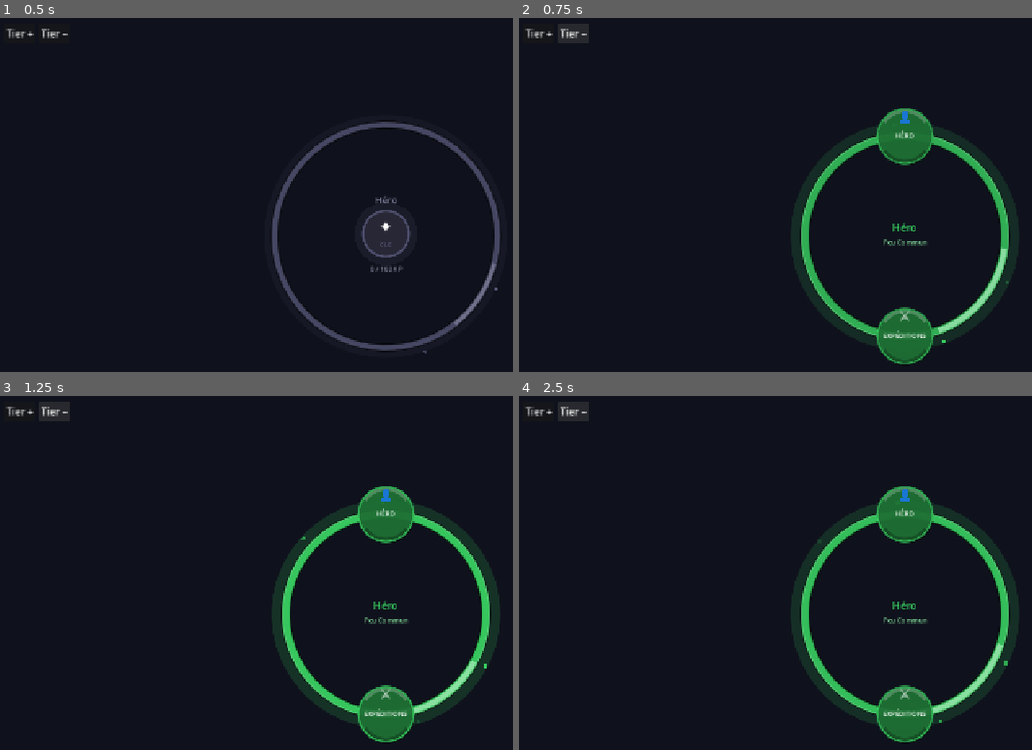
Above: before the commit, frames 1-4 (two rows, left to right).
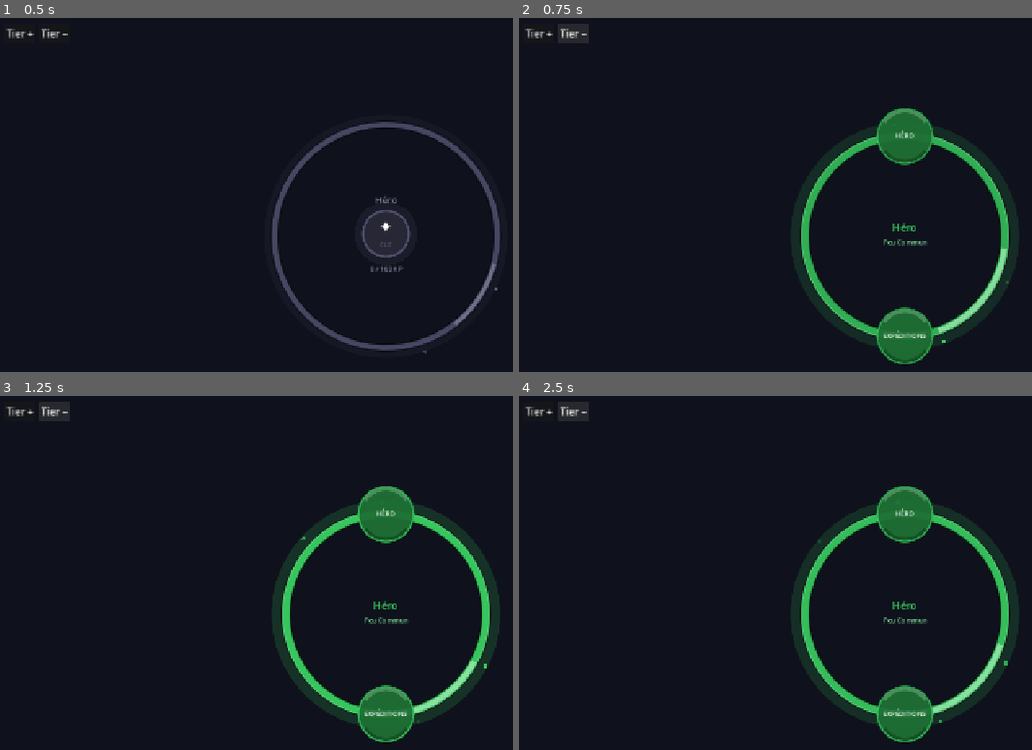
Above: after the commit, the same moments.

Repository: Rhend/Reliquary
Game: Godot game, scene res://scenes/village/village.tscn
Two runs of this game, one before a commit and one after it. Both use one fixed random seed, a clock stepped at 60 frames per second and the inputs below.
Inputs:
- Up to frame 1 (0.5 s): no input
- Up to frame 2 (0.75 s): click "Tier +" at 0.5 s
- Up to frame 3 (1.25 s): no input
- Up to frame 4 (2.5 s): click "Tier −" at 1.25 s; click "Tier +" at 2 s

Frame 1 is identical in both runs. In frame 2, less than 0.1% of the frame differs, in the area x 74-77%, y 26-86%; in frame 3, less than 0.1%; in frame 4, less than 0.1%.

Commit message:
fix(village): retire les icônes des boutons hub (HexItem)
Co-Authored-By: Claude Sonnet 4.6 <noreply@anthropic.com>

Diff:
--- a/scenes/village/Village.gd
+++ b/scenes/village/Village.gd
@@ -298,17 +298,6 @@
 
 	func _ready() -> void:
 		pivot_offset = size * 0.5
-		if not icon_text.is_empty():
-			var ico := Label.new()
-			ico.text = icon_text
-			ico.horizontal_alignment = HORIZONTAL_ALIGNMENT_CENTER
-			ico.vertical_alignment   = VERTICAL_ALIGNMENT_CENTER
-			ico.add_theme_font_size_override("font_size", 22)
-			ico.anchor_left   = 0.0; ico.anchor_right  = 1.0
-			ico.anchor_top    = 0.0; ico.anchor_bottom = 0.0
-			ico.offset_top    = 22;  ico.offset_bottom = 62
-			ico.mouse_filter  = Control.MOUSE_FILTER_IGNORE
-			add_child(ico)
 		var lbl := Label.new()
 		lbl.text = label_text
 		lbl.horizontal_alignment = HORIZONTAL_ALIGNMENT_CENTER
